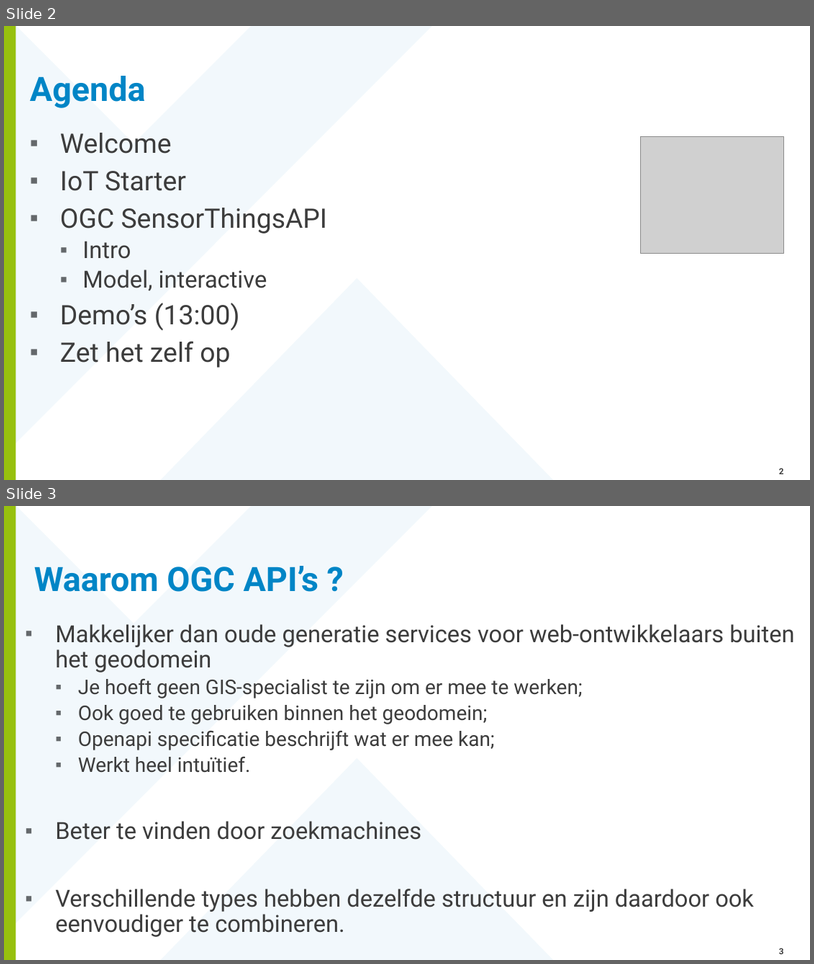
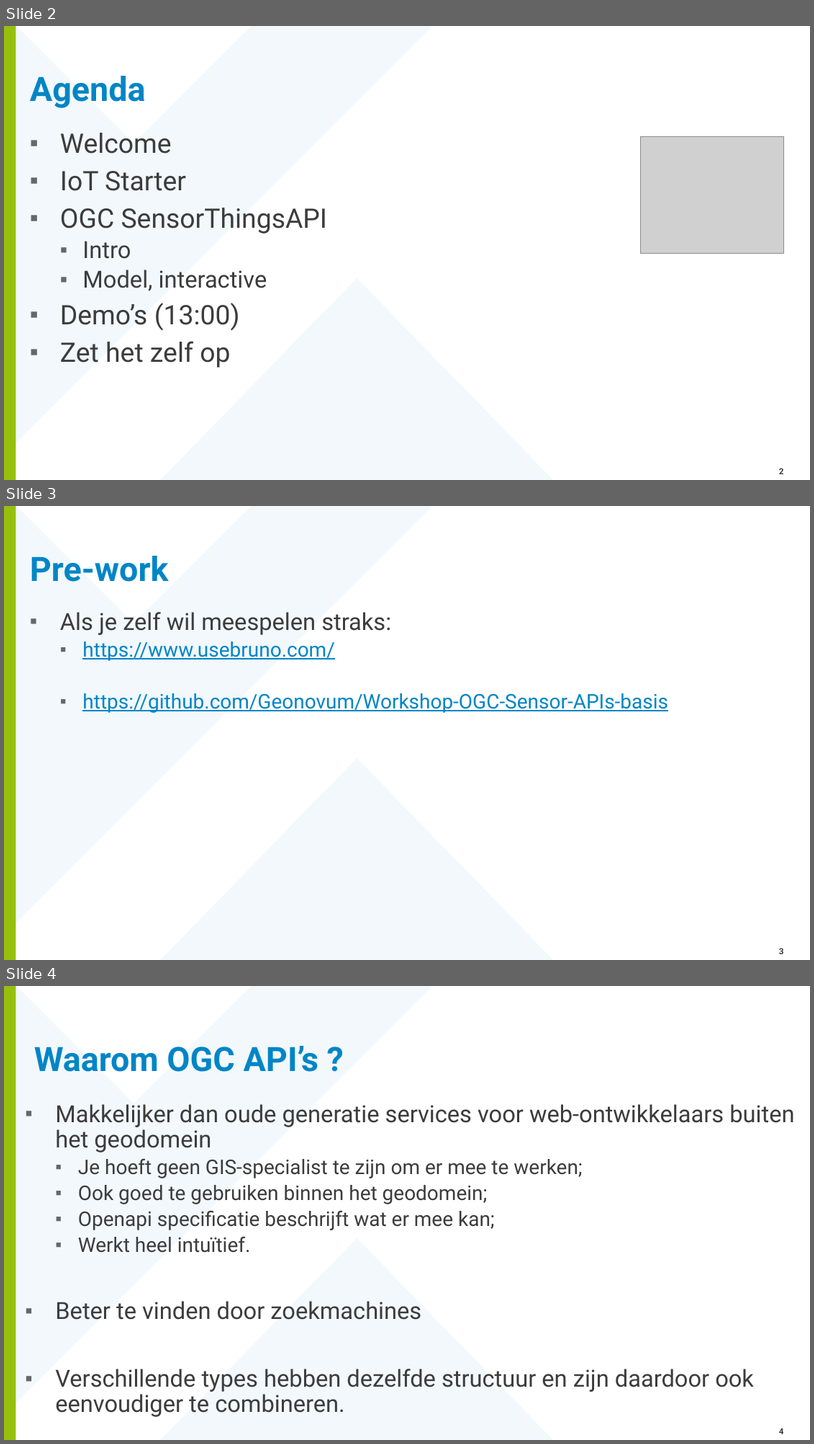
Before and after one commit to Geonovum/Workshop-OGC-Sensor-APIs-basis, a slide deck: Presentatie/SensorThingsAPI_AbInitio.pptx. Shown one above the other, each under a label of ours: slides 2 and 3 before the commit, slides 2, 3 and 4 after it. The pictures are 814x964 and 814x1444 pixels, drawn with LibreOffice and Linux fonts; fonts in the diff are those of the drawing; grey boxes stand for pictures; background and template pictures are left out. Boxes give left, top, right and bottom in pixels: in the first picture for what was removed or moved away, otherwise in the second. Text is boxed around its words. In the diff, an @@ line names an element or a change of style, - is before the commit and + after.

```diff
--- a/Presentatie/SensorThingsAPI_AbInitio.pptx
+++ b/Presentatie/SensorThingsAPI_AbInitio.pptx
@@ slide 3 added at box(4, 506, 810, 960), background #FFFFFF; not listed: 3 template elements that a slide beside it also shows @@
@@ title added at box(30, 556, 169, 582), 40 pt, text #0085C6, bold @@
+Pre-work
@@ text added at box(60, 612, 669, 713), 24 pt, text #0085C6, underline @@
+▪ Als je zelf wil meespelen straks:
+  ▪ https://www.usebruno.com/
+  ▪ https://github.com/Geonovum/Workshop-OGC-Sensor-APIs-basis
@@ page number added at box(779, 947, 784, 954), 10 pt, text #3C3C3C, bold @@
+3
@@ what was slide 3 is now slide 4 @@
@@ page number at box(779, 1427, 784, 1434): text changed @@
-3
+4
```
Also in this commit, not shown: 1 slide changed.
